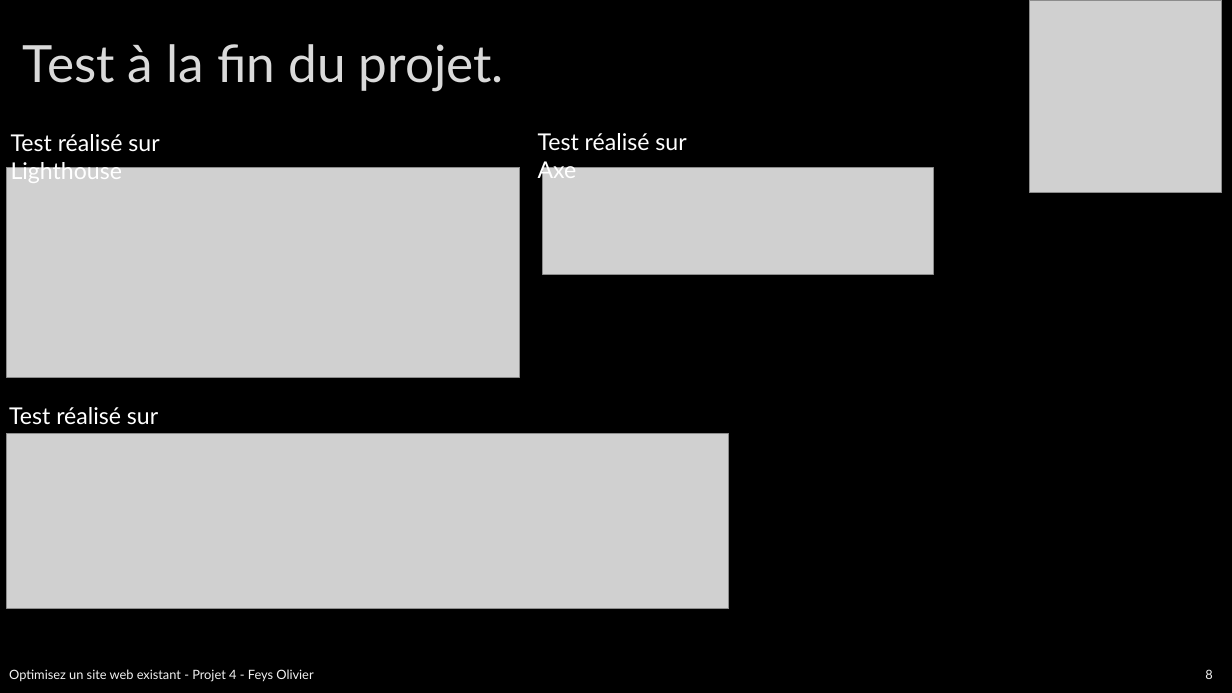
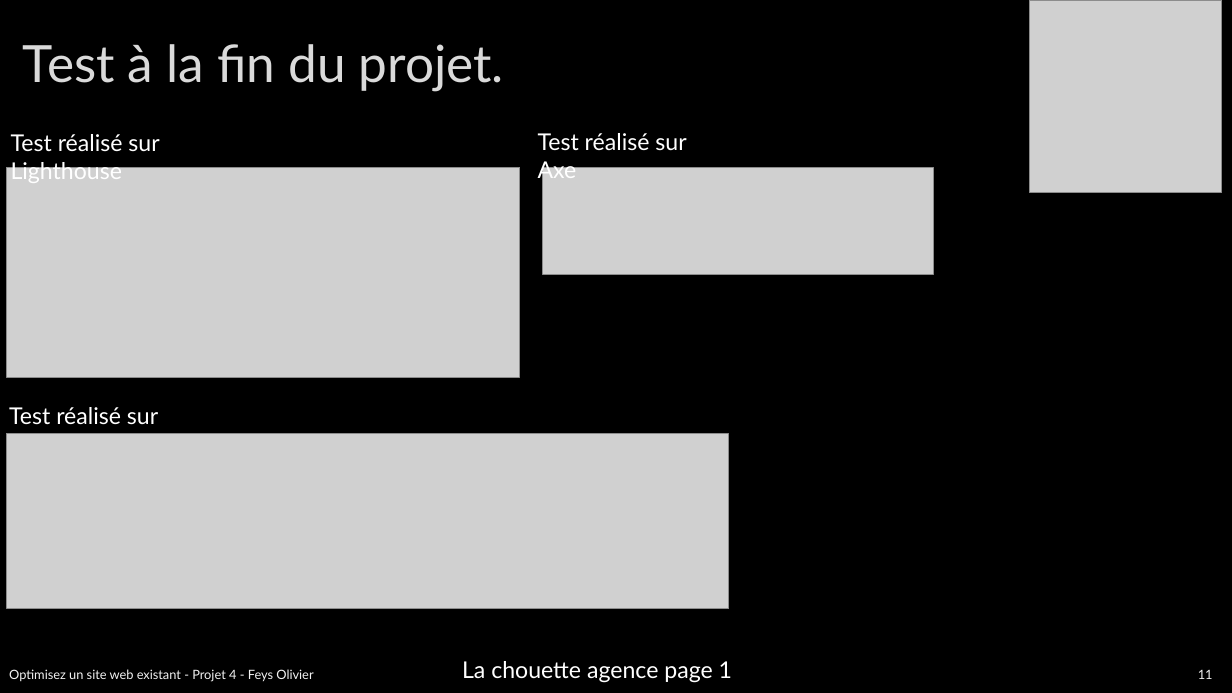
Before and after one commit to Olive59/Projet-4, a slide deck: slide 11 of p4-03-rapport.pptx (slide 8 before the commit). Drawn at 1232x693 pixels with LibreOffice and Linux fonts; fonts in the diff are those of the drawing; grey boxes stand for pictures; background and template pictures are left out. Boxes give left, top, right and bottom in pixels: in the first picture for what was removed or moved away, otherwise in the second. Text is boxed around its words. In the diff, an @@ line names an element or a change of style, - is before the commit and + after.

Commit message:
differents test

```diff
--- a/p4-03-rapport.pptx
+++ b/p4-03-rapport.pptx
@@ text added at (462,661,732,683), 18 pt, text #FFFFFF @@
+La chouette agence page 1
@@ page number at (1198,670,1213,679): text changed @@
-8
+11
```
Also in this commit, not shown: 6 other slides changed, 3 slides added, 14 other files.
